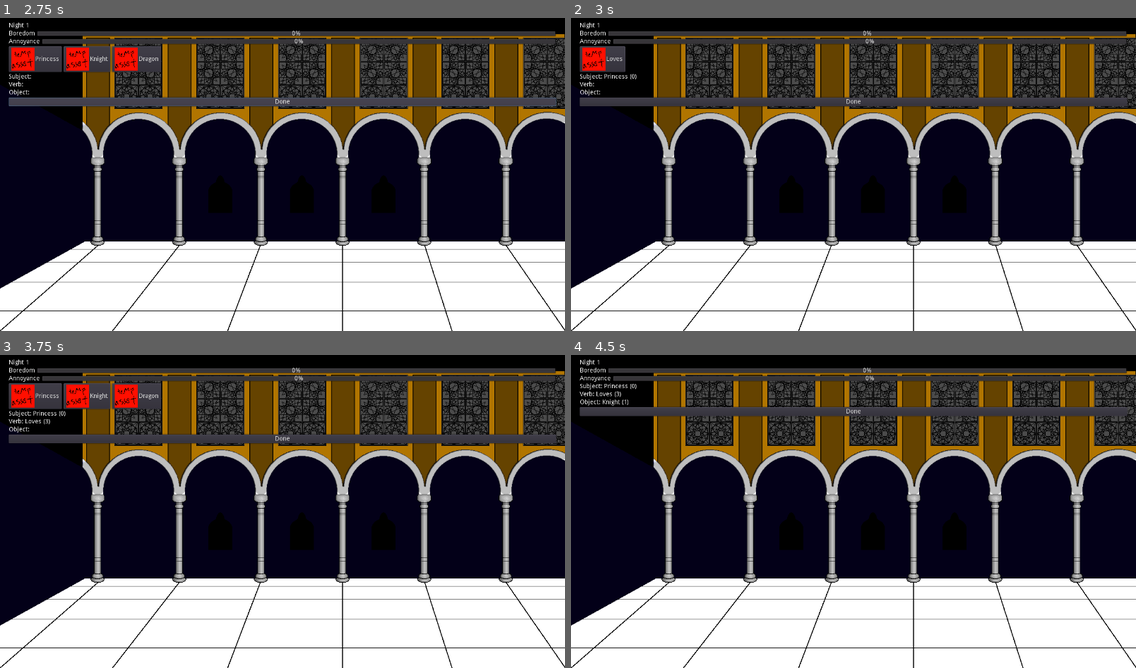
Above: before the commit, frames 1-4 (two rows, left to right).
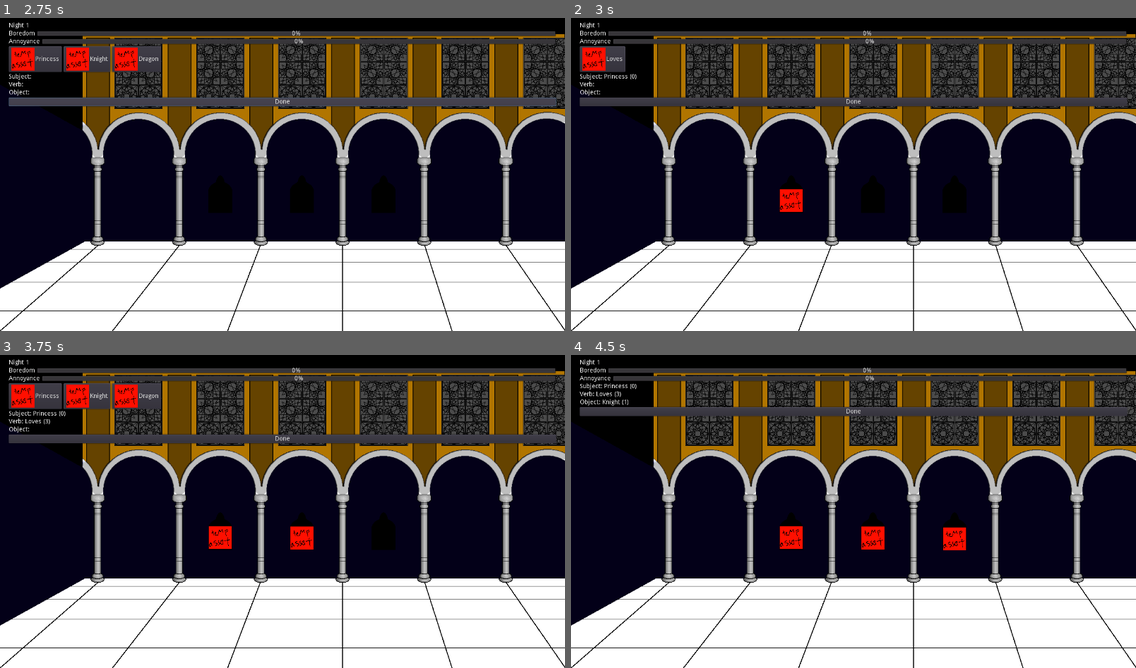
Above: after the commit, the same moments.

Repository: alpacanumerals/LD50
Game: Godot game, scene res://TitleScreen.tscn
The game is run twice, just before and just after one commit, with the same random seed, the same clock (stepped at 60 frames per second) and the same inputs.
Inputs:
- Up to frame 1 (2.75 s): click "Start" at 0.5 s; click "Done" at 1.25 s; click "Done" at 2 s
- Up to frame 2 (3 s): click "Princess" at 2.75 s
- Up to frame 3 (3.75 s): click "Loves" at 3.5 s
- Up to frame 4 (4.5 s): click "Knight" at 4.25 s

Frame 1 is identical in both runs. In frame 2, 0.3% of the frame differs, in the area x 36-41%, y 54-63%; in frame 3, 0.6%; in frame 4, 0.9%, in the area x 36-70%, y 54-63%.
Error in both runs: Invalid get index '0' (on base: 'Dictionary'). (res://plot_button.gd:7)

Commit message:
windows with ops

Diff:
--- a/StoryScene.tscn
+++ b/StoryScene.tscn
@@ -6,6 +6,11 @@
 [ext_resource path="res://WordLabel.gd" type="Script" id=4]
 [ext_resource path="res://assets/chamber.png" type="Texture" id=5]
 [ext_resource path="res://CardsContainer.gd" type="Script" id=6]
+[ext_resource path="res://window.gd" type="Script" id=7]
+[ext_resource path="res://assets/asset.png" type="Texture" id=8]
+
+[sub_resource type="RectangleShape2D" id=1]
+extents = Vector2( 26, 26 )
 
 [node name="StoryScene" type="MarginContainer"]
 anchor_right = 1.0
@@ -120,4 +125,45 @@
 centered = false
 offset = Vector2( -20, -20 )
 
+[node name="SubjectWindow" type="Area2D" parent="."]
+position = Vector2( 479, 404 )
+script = ExtResource( 7 )
+__meta__ = {
+"_edit_group_": true
+}
+
+[node name="CollisionShape2D" type="CollisionShape2D" parent="SubjectWindow"]
+shape = SubResource( 1 )
+
+[node name="Sprite" type="Sprite" parent="SubjectWindow"]
+texture = ExtResource( 8 )
+
+[node name="VerbWindow" type="Area2D" parent="."]
+position = Vector2( 664, 405 )
+script = ExtResource( 7 )
+__meta__ = {
+"_edit_group_": true
+}
+part_of_speech = 1
+
+[node name="CollisionShape2D" type="CollisionShape2D" parent="VerbWindow"]
+shape = SubResource( 1 )
+
+[node name="Sprite" type="Sprite" parent="VerbWindow"]
+texture = ExtResource( 8 )
+
+[node name="ObjectWindow" type="Area2D" parent="."]
+position = Vector2( 849, 407 )
+script = ExtResource( 7 )
+__meta__ = {
+"_edit_group_": true
+}
+part_of_speech = 2
+
+[node name="CollisionShape2D" type="CollisionShape2D" parent="ObjectWindow"]
+shape = SubResource( 1 )
+
+[node name="Sprite" type="Sprite" parent="ObjectWindow"]
+texture = ExtResource( 8 )
+
 [connection signal="pressed" from="VBoxContainer/DoneButton" to="VBoxContainer/DoneButton" method="_on_DoneButton_pressed"]
--- a/cards/dragon.gd
+++ b/cards/dragon.gd
@@ -7,5 +7,7 @@
 const noble: bool = false
 const animate: bool = true
 
+const texture: StreamTexture = preload("res://assets/asset.png")
+
 func _init(new_id):
     id = new_id
--- a/cards/knight.gd
+++ b/cards/knight.gd
@@ -7,5 +7,7 @@
 const noble: bool = true
 const animate: bool = true
 
+const texture: StreamTexture = preload("res://assets/asset.png")
+
 func _init(new_id):
     id = new_id
--- a/cards/loves.gd
+++ b/cards/loves.gd
@@ -4,5 +4,7 @@
 const card_name: String = "Loves"
 const action: bool = true
 
+const texture: StreamTexture = preload("res://assets/asset.png")
+
 func _init(new_id):
     id = new_id
--- a/cards/princess.gd
+++ b/cards/princess.gd
@@ -7,5 +7,7 @@
 const noble: bool = true
 const animate: bool = true
 
+const texture: StreamTexture = preload("res://assets/asset.png")
+
 func _init(new_id):
     id = new_id
--- /dev/null
+++ b/window.gd
@@ -0,0 +1,14 @@
+extends Area2D
+
+export var part_of_speech: int
+
+func _ready():
+    print($Sprite.texture)
+
+func _process(_delta):
+    if (Story.current_tale.has(part_of_speech)):
+        var content_id = Story.current_tale[part_of_speech]
+        var tex = Story.cards[content_id].texture
+        $Sprite.set_texture(tex)
+    else:
+        $Sprite.set_texture(null)
Not shown: 1 places in StoryScene.tscn that only renumber resources
